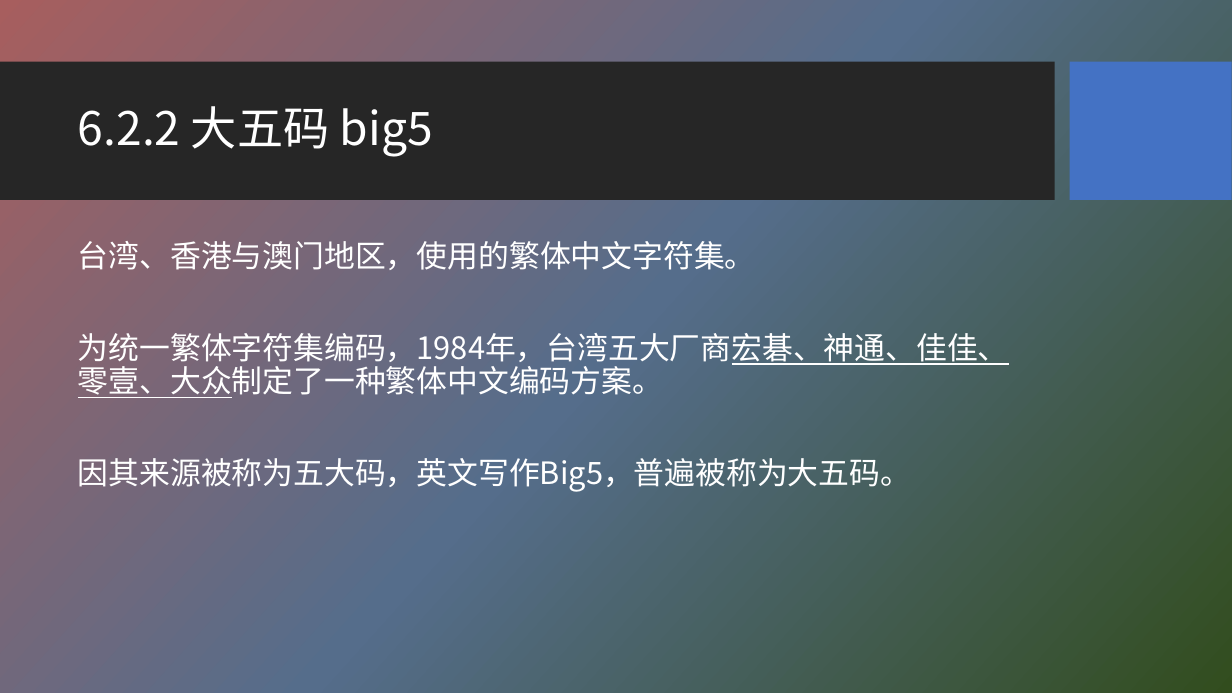
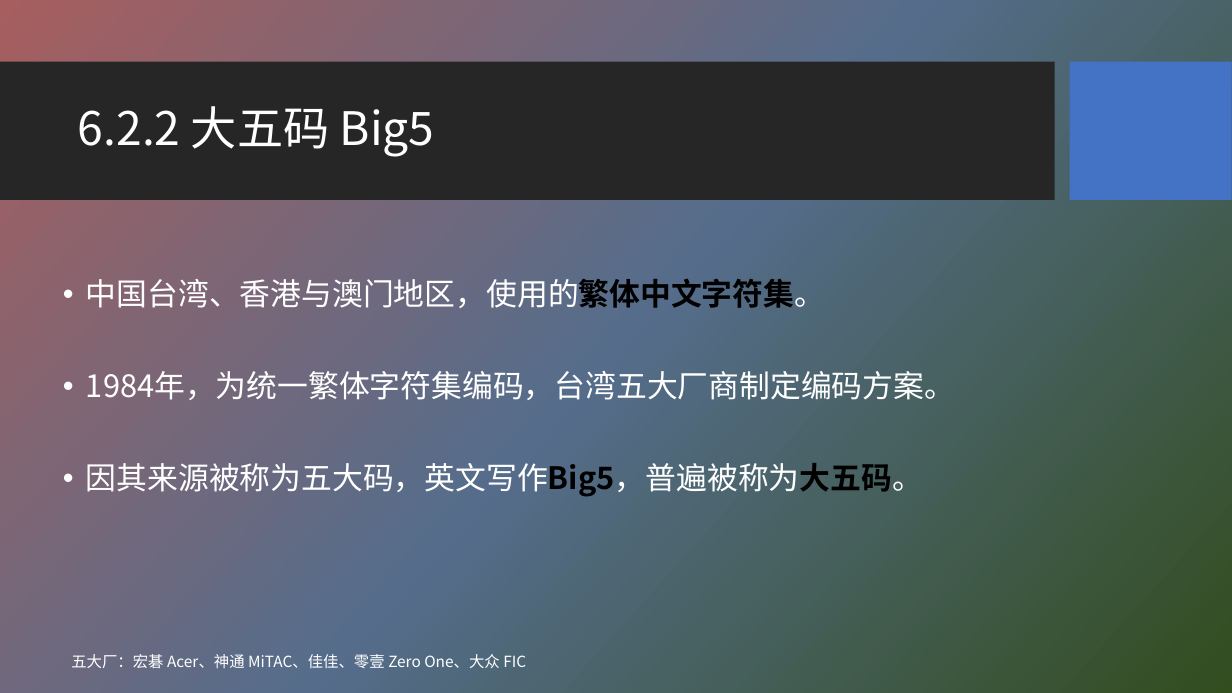
Before and after one commit to HBU/NLP_PPT, a slide deck: slide 10 of PPT-2020/ch06 字符编码与字频统计.pptx. Drawn at 1232x693 pixels with LibreOffice and Linux fonts; fonts in the diff are those of the drawing; background and template pictures are left out. Boxes give left, top, right and bottom in pixels: in the first picture for what was removed or moved away, otherwise in the second. Text is boxed around its words. In the diff, an @@ line names an element or a change of style, - is before the commit and + after.

```diff
--- a/PPT-2020/ch06 字符编码与字频统计.pptx
+++ b/PPT-2020/ch06 字符编码与字频统计.pptx
@@ title at (x1=78, y1=106, x2=435, y2=157): text changed @@
-6.2.2 大五码 big5
+6.2.2 大五码 Big5
@@ text "中国台湾、香港与澳门地区，使用的繁体中文字符集。" moved from (x1=78, y1=241, x2=1009, y2=493) to (x1=86, y1=278, x2=955, y2=498) @@
@@ text at (x1=86, y1=278, x2=955, y2=400): text changed @@
-台湾、香港与澳门地区，使用的繁体中文字符集。
-为统一繁体字符集编码，1984年，台湾五大厂商宏碁、神通、佳佳、零壹、大众制定了一种繁体中文编码方案。
+• 中国台湾、香港与澳门地区，使用的繁体中文字符集。
+• 1984年，为统一繁体字符集编码，台湾五大厂商制定编码方案。
@@ text at (x1=86, y1=462, x2=923, y2=498): text colour #FFFFFF to #000000, bold on in "因其来源被称为五大码，英文写作Big5，普遍被称为大五码。"; bullet none to • @@
@@ text added at (x1=71, y1=654, x2=526, y2=668), 12 pt, text #FFFFFF @@
+五大厂：宏碁 Acer、神通 MiTAC、佳佳、零壹 Zero One、大众 FIC
```
Also in this commit, not shown: 7 other slides changed, 8 slides added.
